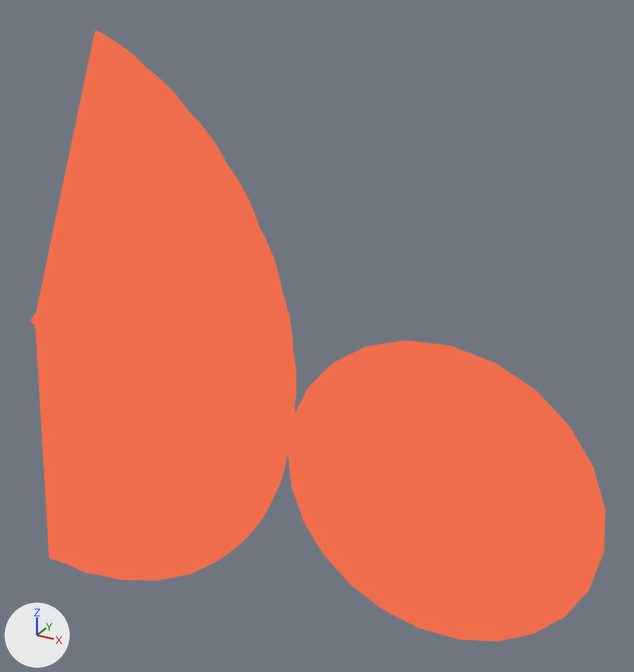
One commit to the glTF model static/gltf/27-1.gltf: the scene before it, then after it.
Rendered twice from a 50 mm camera at (6.19, -4.06, 4.66) aimed at (3.04, 1.66, 1.8). Lighting does not change. The marker at lower left points along +X, +Y and +Z. Where no turn or scale is listed for an object, it has been applied to the vertices.

The first picture shows '未命名.004', '未命名.006', '未命名.007', '未命名.008', '未命名.009', '未命名.010', '未命名.011', '未命名.012', '未命名.013', '未命名.014', '未命名.015', '未命名.016'.
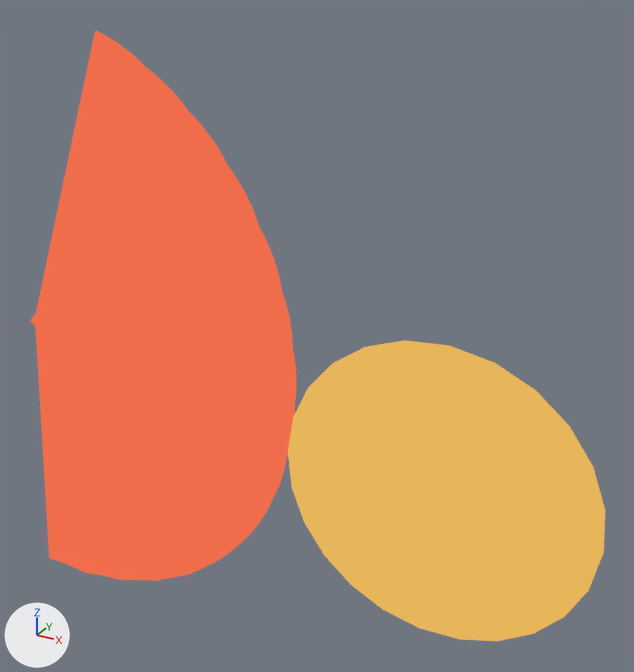
Location of each change, [x1, y1, x2, y2] in pixels of the pictures (634 x 672 px):
'未命名.016', recoloured: [288, 340, 605, 641] in both

Edits to the bpy script that builds the scene:
```text
Add mat_material:
    mat_material = bpy.data.materials.new('Material')
    # nodes: BsdfTransparent, Emission, LightPath, MixShader, OutputMaterial
    # colours: orange #e7b55a
Change me_side2:
    where me_side2.from_pydata(...)  # 170 vertices, 336 faces; spans x -1.27..1.27, y 0.0..0.03, z -1.27..1.27
    remove me_side2.materials.append(mat_coloreffectr184g155b229_material)
    add me_side2.materials.append(mat_material)
```
